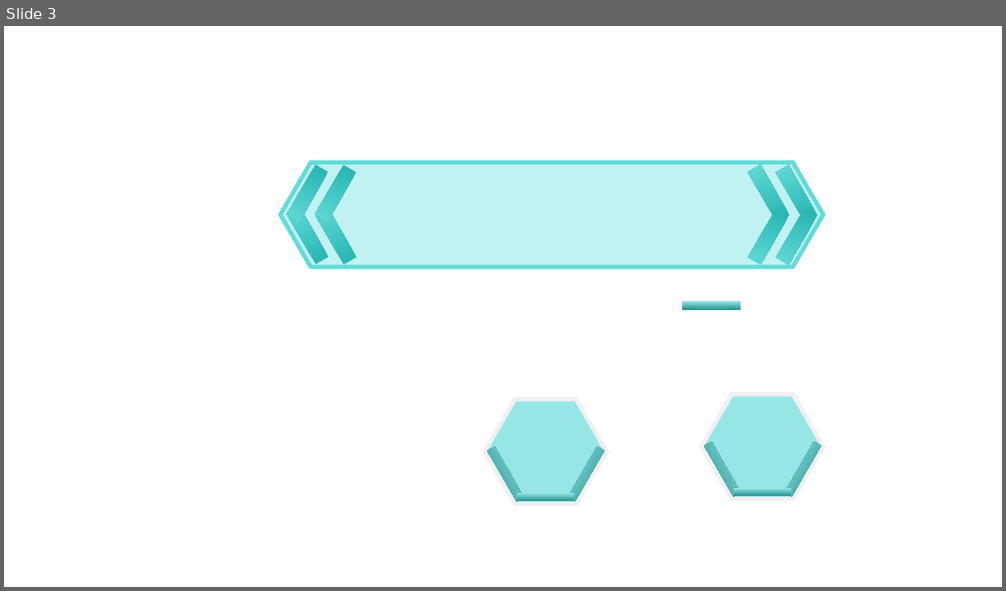
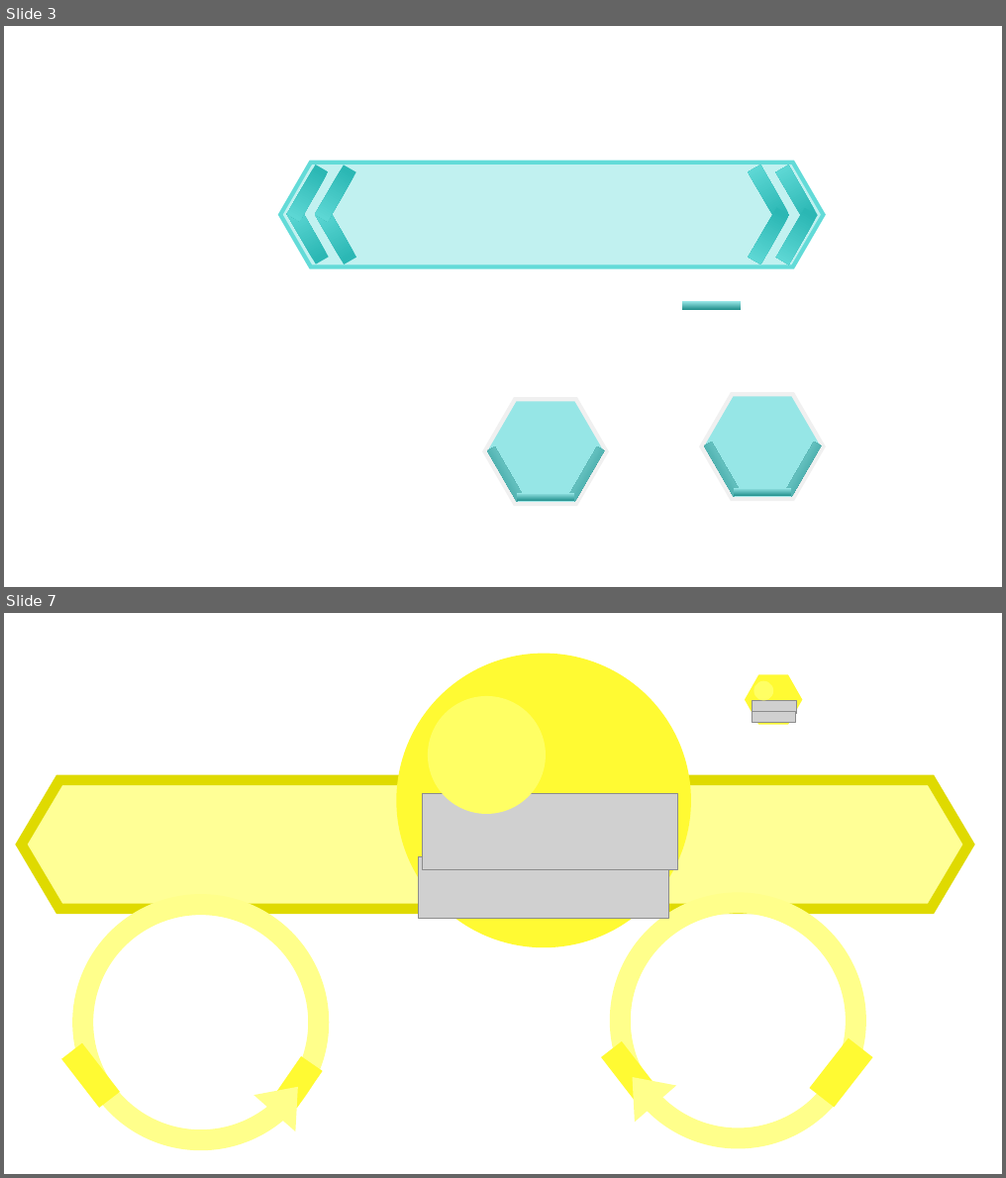
Before and after one commit to SNUGDC/Hextris, a slide deck: Hextris 아트 리소스.pptx. Shown one above the other, each under a label of ours: slide 3 before the commit, slides 3 and 7 after it; the slides between them are not shown. The pictures are 1006x591 and 1006x1178 pixels, drawn with LibreOffice and Linux fonts; fonts in the diff are those of the drawing; grey boxes stand for pictures. Boxes give left, top, right and bottom in pixels: in the first picture for what was removed or moved away, otherwise in the second. Text is boxed around its words. In the diff, an @@ line names an element or a change of style, - is before the commit and + after.

```diff
--- a/Hextris 아트 리소스.pptx
+++ b/Hextris 아트 리소스.pptx
@@ slide 7 added at (4,613,1002,1174), background #FFFFFF @@
@@ group added at (396,654,691,949): 2 ellipses, 2 pictures @@
@@ group added at (743,672,805,727): 2 pictures, 1 hexagon, 1 ellipse @@
@@ hexagon added at (21,780,969,909), fill #FFFF96, outline #DFDA00 10 pt @@
@@ group added at (72,905,319,1141): 2 lines, 1 ellipse, 1 triangle @@
@@ group added at (611,903,860,1139): 2 lines, 1 ellipse, 1 triangle @@
```
Also in this commit, not shown: 4 slides changed, 1 slide removed, 9 other files.
